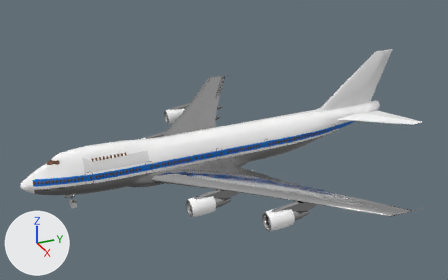
Before and after pictures for a commit that changed the glTF model assets/B747_00.glb.
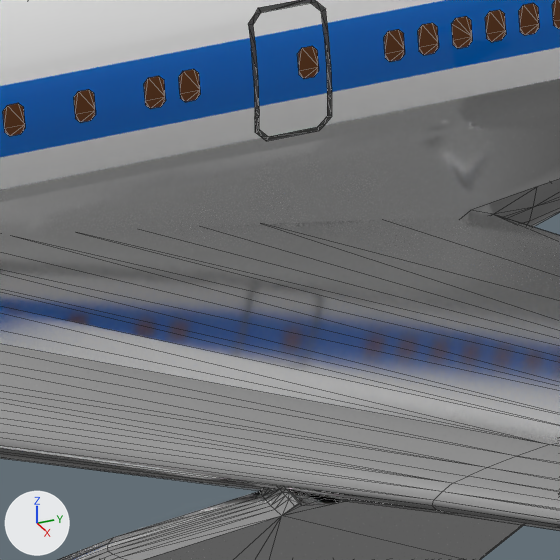
The first picture shows the older version from a 50 mm lens placed at (21.27, -9.0, 12.29), pointed at (0.22, 0.48, 1.77). The close-ups show both versions on the part from 43% to 54% of the width and 53% to 70% of the height of that picture; other places that the commit changed are outside them. The axes (+X, +Y, +Z) are drawn at lower left. The lights are the same throughout. Both versions are drawn at frame 280 of the action 'All Animations'; the numbers are the values there. The close-ups show mesh edges as thin lines.

In view in the first close-up: 'AroundGear002', 'Body', 'Engine006', 'Group_002', 'Group_048', 'LeftWing002'.
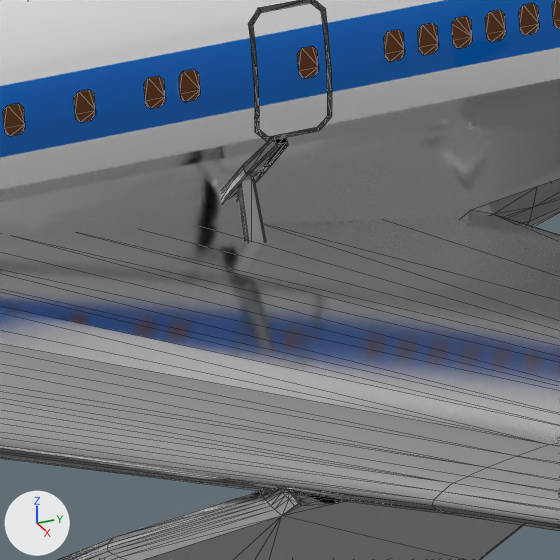
The change, as a diff of the scene's bpy script:
```diff
--- a/assets/B747_00.glb.py
+++ b/assets/B747_00.glb.py
@@ ob_gear_left_front_top001 @@
+ob_gear_left_front_top001 = bpy.data.objects.new('Gear_Left_Front_Top001', me_gear_left_front_top.copy())  # the mesh of ob_gear_left_front_top
+ob_gear_left_front_top001.location = (1.218, -0.206, 0.905)
+ob_gear_left_front_top001.rotation_euler = (0.0, 1.571, 0.0)  # degrees (0, 90, 0)
+ob_gear_left_front_top001.scale = (0.311, 0.311, 0.311)
```

Changed parts and their boxes (x1, y1, x2, y2) in the close-ups (560 x 560 px):
'Gear_Left_Front_Top001', added
    after: (221, 134, 288, 242)
